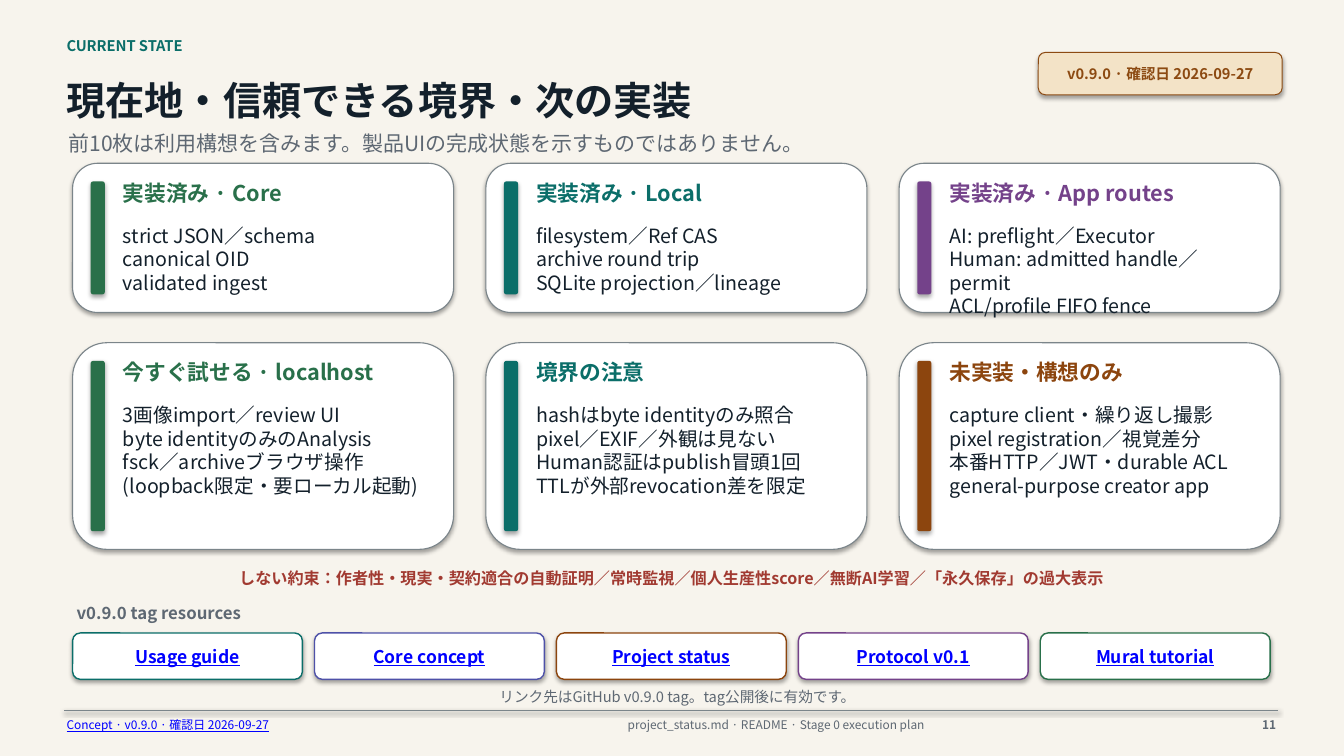
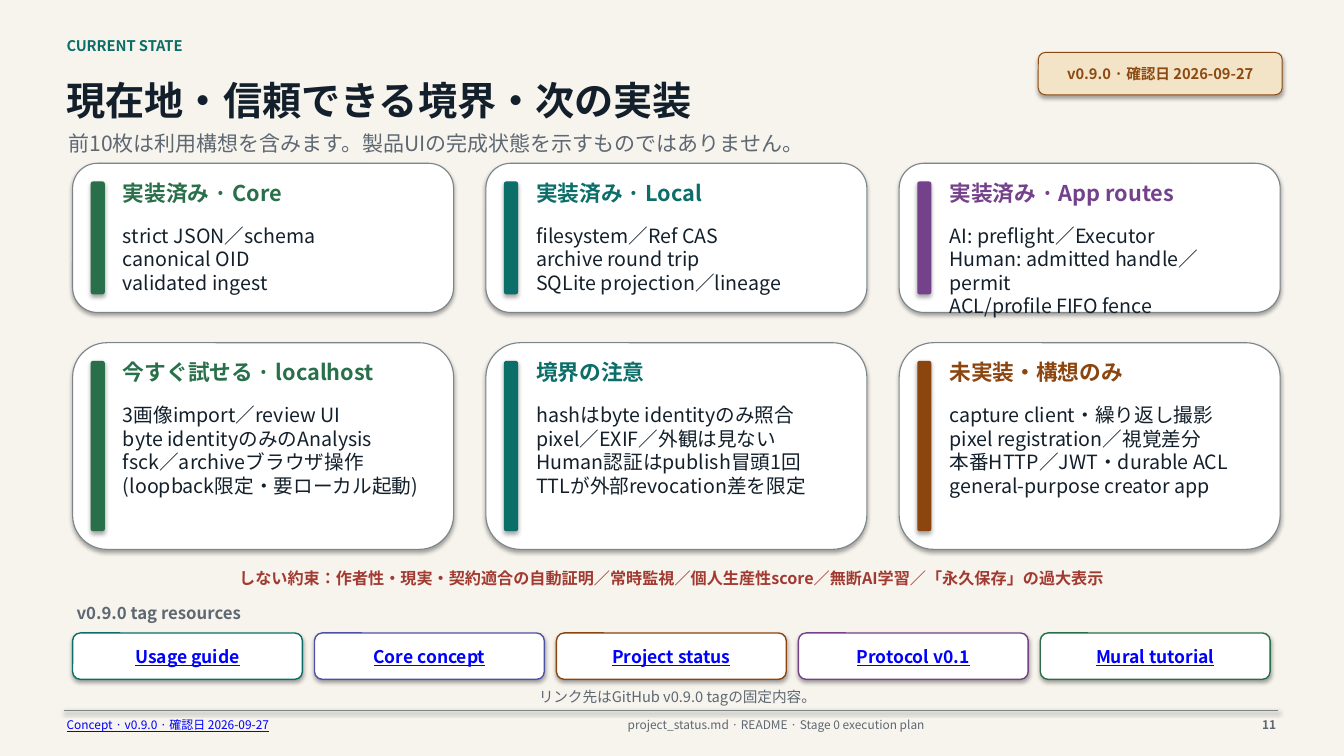
Before and after one commit to howlrs/synapsegit, a slide deck: slide 11 of docs/presentations/synapsegit_user_scenarios_ja.pptx. Drawn at 1344x756 pixels with LibreOffice and Linux fonts; fonts in the diff are those of the drawing. Boxes give left, top, right and bottom in pixels: in the first picture for what was removed or moved away, otherwise in the second. Text is boxed around its words. In the diff, an @@ line names an element or a change of style, - is before the commit and + after.

```diff
--- a/docs/presentations/synapsegit_user_scenarios_ja.pptx
+++ b/docs/presentations/synapsegit_user_scenarios_ja.pptx
@@ text at [539, 689, 816, 706]: text changed @@
-リンク先はGitHub v0.9.0 tag。tag公開後に有効です。
+リンク先はGitHub v0.9.0 tagの固定内容。
```
Also in this commit, not shown: 8 other slides changed, 2 other files.
